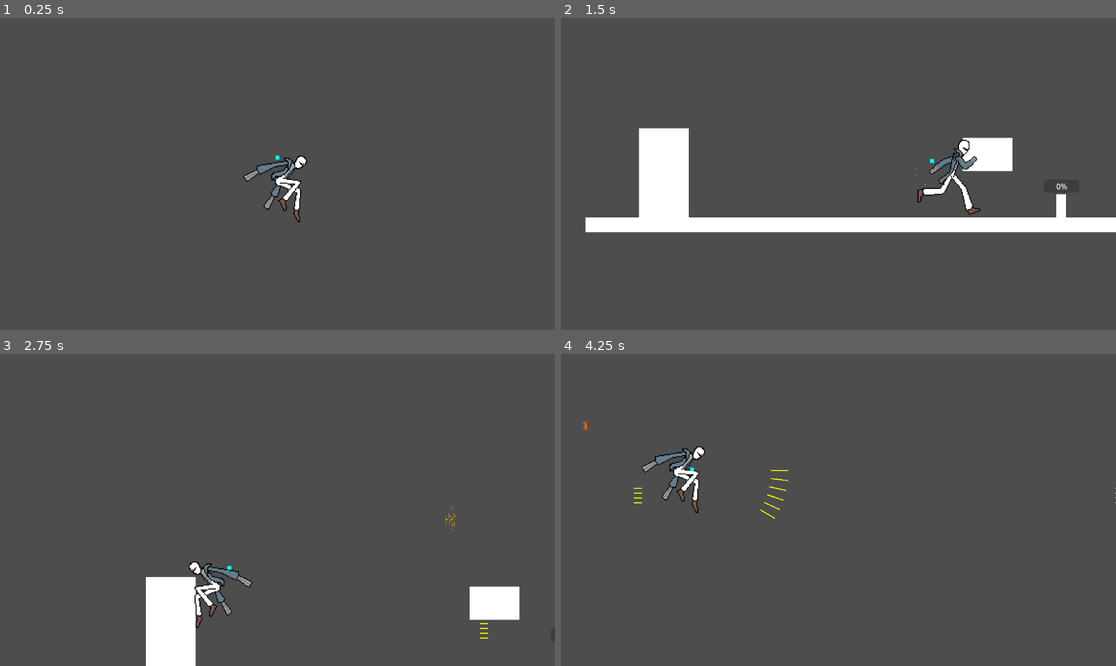
Above: before the commit, frames 1-4 (two rows, left to right).
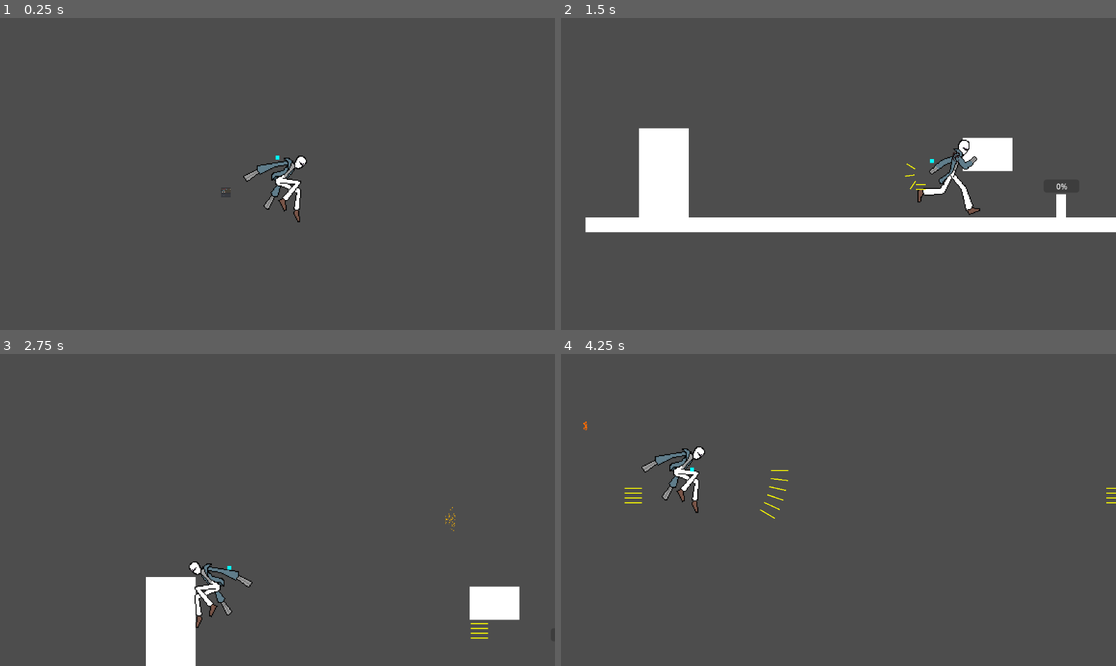
Above: after the commit, the same moments.

Repository: cruel-unusual-media/shotgun-hands
Game: Godot game, scene res://Levels/Playground/playground_player_test.tscn
The game is run twice, just before and just after one commit, with the same random seed, the same clock (stepped at 60 frames per second) and the same inputs. This scene is started directly instead of the project's main scene.
Inputs (mouse positions are in pixels of both pictures, inside the frame that each line leads up to):
- Up to frame 1 (0.25 s): no input
- Up to frame 2 (1.5 s): move the mouse to (960, 158) at 0.52 s; press the mouse at (960, 158) at 0.53 s; hold D (move_right) from 0.53 s (still down); tap W (move_jump) at 0.77 s; move the mouse to (727, 189) at 1.27 s; release the mouse at (727, 189) at 1.28 s; tap F (fire_melee) at 1.35 s
- Up to frame 3 (2.75 s): tap W (move_jump) at 1.52 s; move the mouse to (333, 441) at 2.02 s; release D (move_right) at 2.03 s; hold A (move_left) from 2.03 s (still down); hold Right mouse button (fire_right) from 2.03 s (still down)
- Up to frame 4 (4.25 s): move the mouse to (810, 572) at 2.77 s; release A (move_left) at 2.78 s; release Right mouse button (fire_right) at 2.78 s; hold D (move_right) from 2.78 s (still down); tap S (move_crouch) at 2.85 s; tap W (move_jump) at 3.02, 3.77 s; move the mouse to (1005, 556) at 3.52 s; press the mouse at (1005, 556) at 3.53 s

The runs differ from the first frame. In frame 1, less than 0.1% of the frame differs, in the area x 39-42%, y 54-58%; in frame 2, less than 0.1%; in frame 3, less than 0.1%; in frame 4, less than 0.1%, in the area x 11-100%, y 42-48%.

Commit message:
Started implementing projectiles
 - Fixed bug causing bullets to stall when they remain inside the attacking hitbox after getting parried
 - Implemented projectile basic
 - Implemented shit relating to the projectile (might have to go back and redo a bunch of it soon)

Diff:
--- a/Actors/Player/controller_component.gd
+++ b/Actors/Player/controller_component.gd
@@ -60,6 +60,7 @@
 	# Add the gravity.
 	if not player.is_on_floor():
 		player.velocity += player.get_gravity() * delta
+		print(player.get_gravity())
 
 	# Get the input direction and handle the movement/deceleration.
 	# As good practice, you should replace UI actions with custom gameplay actions.
--- a/Ammos/projectiles/bullet.tscn
+++ b/Ammos/projectiles/bullet.tscn
@@ -18,3 +18,9 @@
 collision_mask = 3
 hit_from_inside = true
 collide_with_areas = true
+
+[node name="DestroyTimer" type="Timer" parent="."]
+wait_time = 20.0
+autostart = true
+
+[connection signal="timeout" from="DestroyTimer" to="." method="queue_free"]
--- a/Ammos/projectiles/bullet_basic.gd
+++ b/Ammos/projectiles/bullet_basic.gd
@@ -30,6 +30,7 @@
 		var col = bullet_ray.get_collider()
 		if col is DamagableComponent:
 			col.get_hit(damage_amount)
+			queue_free()
 		elif col is AttackArea:
 			if col.can_parry and parryable:
 				col.on_parry()
@@ -39,9 +40,12 @@
 				damage_amount *= 2
 				parryable = false
 				#print(name + " Was parried")
-				return
+
 			elif col.can_parry:
-				return
-		queue_free()
+				pass
+			else:
+				queue_free()
+		else:
+			queue_free()
 
 	position += velocity*delta
--- a/Ammos/projectiles/evil_bullet.tscn
+++ b/Ammos/projectiles/evil_bullet.tscn
@@ -11,10 +11,16 @@
 [node name="Polygon2D" type="Polygon2D" parent="."]
 scale = Vector2(2, 1)
 color = Color(1, 1, 0, 1)
-polygon = PackedVector2Array(0, -1, 1, -1, 1, 1, 0, 1)
+polygon = PackedVector2Array(-9.5, -1, 0, -1, 0, 1, -9.5, 1)
 
 [node name="RayCast2D" type="RayCast2D" parent="."]
 target_position = Vector2(28, 0)
 collision_mask = 3
 hit_from_inside = true
 collide_with_areas = true
+
+[node name="DestroyTimer" type="Timer" parent="."]
+wait_time = 20.0
+autostart = true
+
+[connection signal="timeout" from="DestroyTimer" to="." method="queue_free"]
--- /dev/null
+++ b/Ammos/projectiles/projectile_basic.gd
@@ -0,0 +1,44 @@
+extends AttackArea
+
+## Projectile Velocity
+@export
+var velocity : Vector2
+## Set to true to make the projectile react to gravity
+@export
+var can_fall : bool
+## Set to true to make the projectile bounce off bodies.
+@export
+var can_bounce : bool
+
+signal on_destroy
+
+# Called when the node enters the scene tree for the first time.
+func _ready() -> void:
+	body_entered.connect(_on_body_entered)
+
+
+# Called every frame. 'delta' is the elapsed time since the previous frame.
+func _process(delta: float) -> void:
+	pass
+
+func _physics_process(delta: float) -> void:
+	if can_fall:
+		velocity.y += gravity*delta
+		print(velocity.y)
+		print(gravity)
+
+	position += velocity*delta
+
+
+
+## If entering a body it will bounce
+func _on_body_entered(body: Node2D) -> void:
+	if can_bounce:
+		velocity.y = -velocity.y
+		velocity.y /= 2
+	else:
+		destroy_self()
+
+func destroy_self() -> void:
+	on_destroy.emit()
+	queue_free()
--- /dev/null
+++ b/Ammos/projectiles/projectile_basic.tscn
@@ -0,0 +1,24 @@
+[gd_scene load_steps=4 format=3 uid="uid://dgubrrki17vxb"]
+
+[ext_resource type="Script" uid="uid://fsqm6ldsmk2y" path="res://Ammos/projectiles/projectile_basic.gd" id="1_3i03m"]
+[ext_resource type="Texture2D" uid="uid://cohirudeqpu4q" path="res://unsorted_assets/placeholders/scernshoot.png" id="2_0ssa5"]
+
+[sub_resource type="CircleShape2D" id="CircleShape2D_oebda"]
+
+[node name="ProjectileBasic" type="Area2D"]
+script = ExtResource("1_3i03m")
+metadata/_custom_type_script = "uid://crn5u1kohhg8p"
+
+[node name="Sprite2D" type="Sprite2D" parent="."]
+position = Vector2(-1.5258789e-05, 0)
+scale = Vector2(0.036231853, 0.13986014)
+texture = ExtResource("2_0ssa5")
+
+[node name="CollisionShape2D" type="CollisionShape2D" parent="."]
+shape = SubResource("CircleShape2D_oebda")
+
+[node name="DestroyTimer" type="Timer" parent="."]
+wait_time = 10.0
+autostart = true
+
+[connection signal="timeout" from="DestroyTimer" to="." method="destroy_self"]
--- a/Levels/Playground/playground_player_test.tscn
+++ b/Levels/Playground/playground_player_test.tscn
@@ -1,10 +1,11 @@
-[gd_scene load_steps=12 format=3 uid="uid://bgpx38eqttxhg"]
+[gd_scene load_steps=13 format=3 uid="uid://bgpx38eqttxhg"]
 
 [ext_resource type="PackedScene" uid="uid://crs1vr2enasav" path="res://Actors/Player/player.tscn" id="1_ardo3"]
 [ext_resource type="PackedScene" uid="uid://dlqa1fyyky5xj" path="res://Actors/Shared/damagable_component.tscn" id="2_hkjpj"]
 [ext_resource type="PackedScene" uid="uid://dqdedq5ydc4p3" path="res://Actors/Shared/health_component.tscn" id="3_l25i5"]
 [ext_resource type="PackedScene" uid="uid://cv53sl1qoc2vs" path="res://Ammos/ammo_types/basic_ammo_type.tscn" id="4_l25i5"]
 [ext_resource type="PackedScene" uid="uid://b8tt3w8s2qt1h" path="res://Ammos/projectiles/evil_bullet.tscn" id="5_a80q8"]
+[ext_resource type="PackedScene" uid="uid://dgubrrki17vxb" path="res://Ammos/projectiles/projectile_basic.tscn" id="6_486bd"]
 
 [sub_resource type="PhysicsMaterial" id="PhysicsMaterial_ardo3"]
 
@@ -101,3 +102,7 @@
 bullet_count = 5
 autofire = true
 interval = 1.0
+
+[node name="ProjectileBasic" parent="." instance=ExtResource("6_486bd")]
+position = Vector2(342, 135)
+can_fall = true
Not shown, added: Ammos/projectiles/projectile_basic.gd.uid
